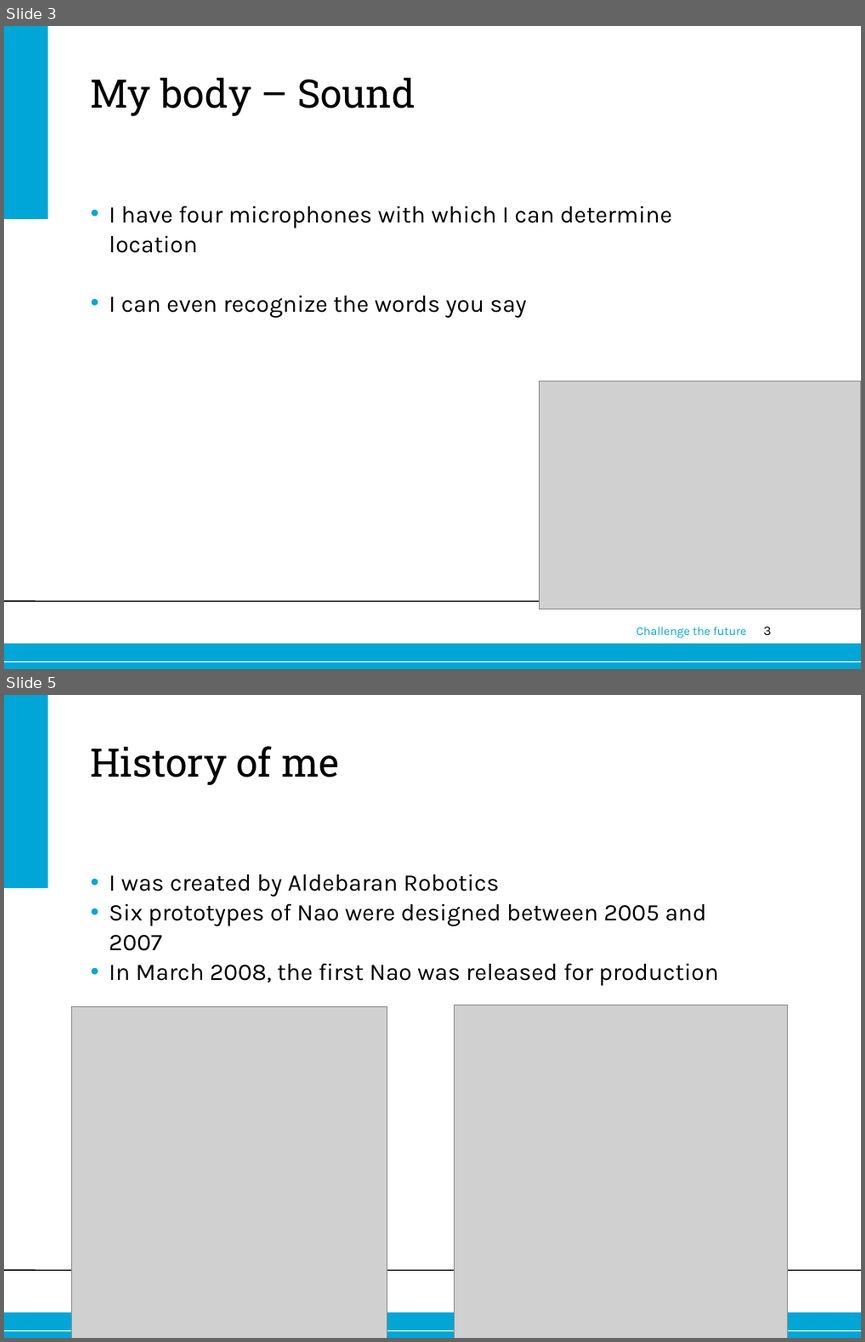
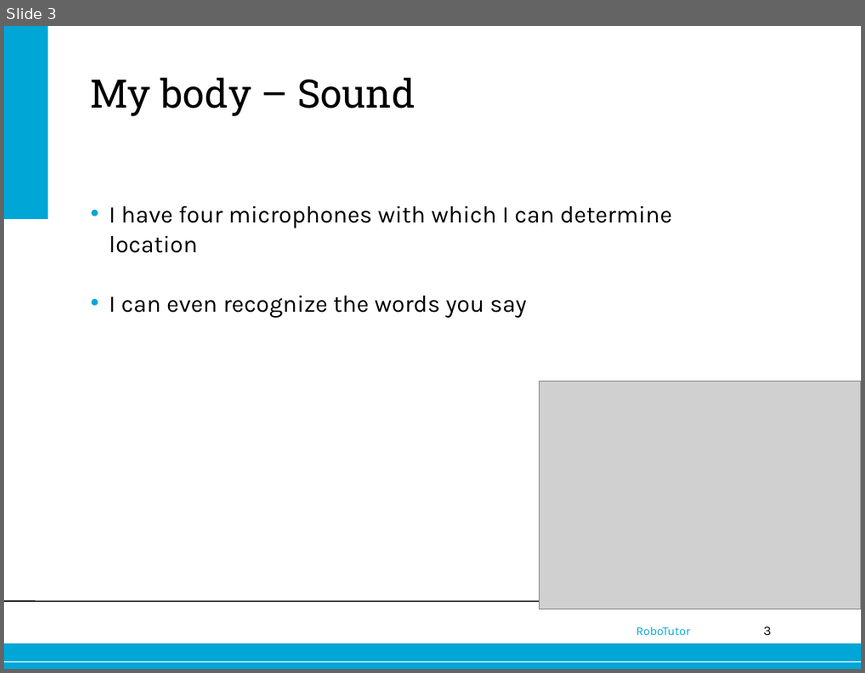
Before and after one commit to jettan/robotutor, a slide deck: Nao.ppt. Shown one above the other, each under a label of ours: slides 3 and 5 before the commit, slide 3 after it; the slides between them are not shown. The pictures are 865x1342 and 865x673 pixels, drawn with LibreOffice and Linux fonts; fonts in the diff are those of the drawing; grey boxes stand for pictures; background and template pictures are left out. Boxes give left, top, right and bottom in pixels: in the first picture for what was removed or moved away, otherwise in the second. Text is boxed around its words. In the diff, an @@ line names an element or a change of style, - is before the commit and + after.

```diff
--- a/Nao.ppt
+++ b/Nao.ppt
@@ slide 5 removed at bbox=[4, 695, 861, 1338], background #FFFFFF; not listed: 4 template elements that a slide beside it also shows @@
@@ title removed at bbox=[90, 746, 340, 785] @@
-History of me
@@ text removed at bbox=[109, 873, 719, 986] @@
-• I was created by Aldebaran Robotics
-• Six prototypes of Nao were designed between 2005 and 2007
-• In March 2008, the first Nao was released for production
@@ picture removed at bbox=[72, 1007, 387, 1338] @@
@@ picture removed at bbox=[454, 1004, 787, 1338] @@
@@ slide 3 changed as well @@
@@ text at bbox=[636, 626, 690, 635]: text changed @@
-Challenge the future
+RoboTutor
```
Also in this commit, not shown: 4 other slides changed, 5 slides added, 1 other slide removed, 3 other files.
